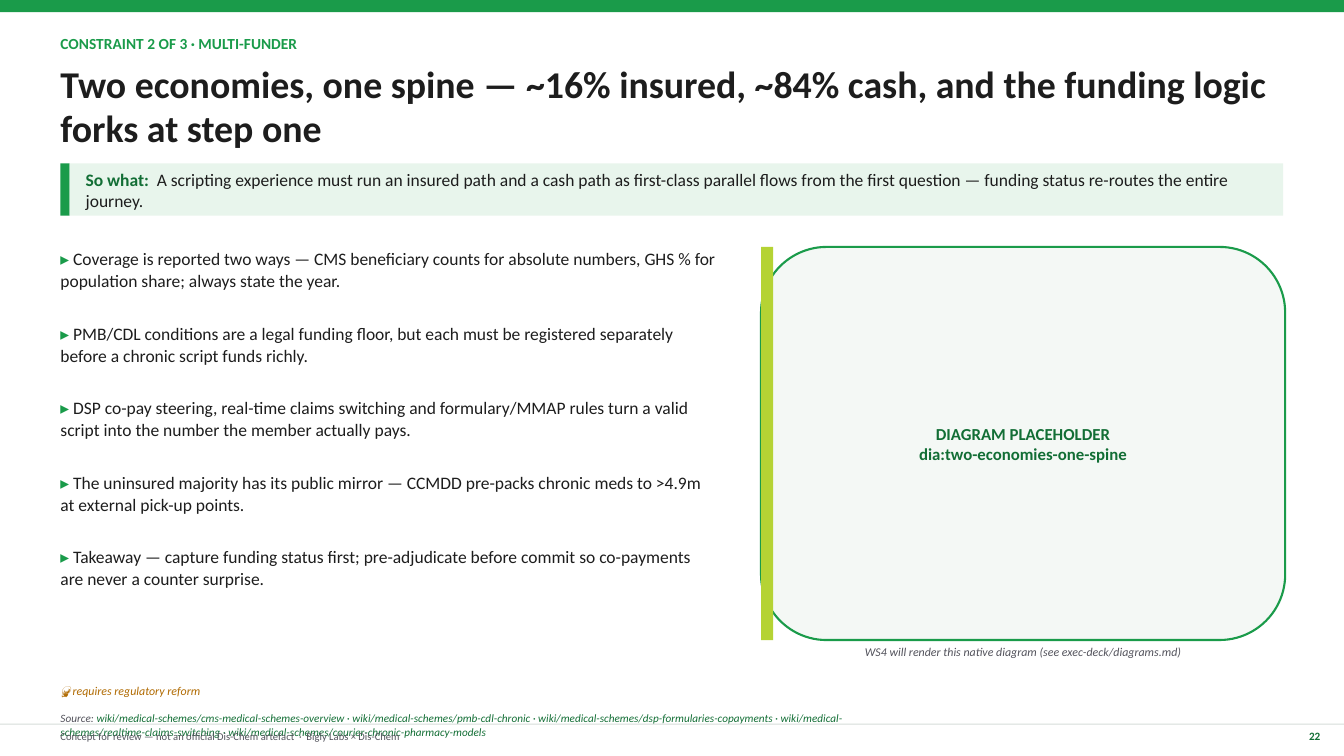
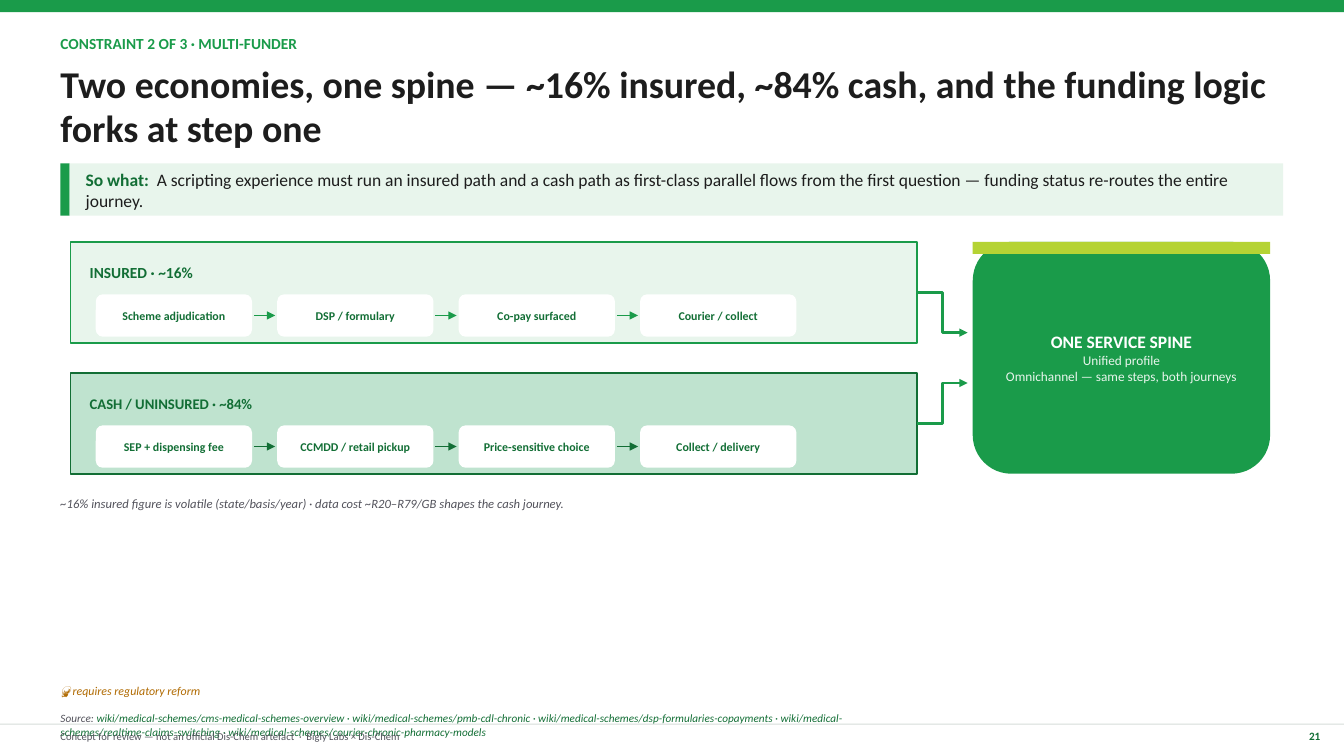
Before and after one commit to jianreis/tamsin-work, a slide deck: slide 21 of deliverables/00-scripting-strategy-deck.pptx (slide 22 before the commit). Drawn at 1344x756 pixels with LibreOffice and Linux fonts; fonts in the diff are those of the drawing. Boxes give left, top, right and bottom in pixels: in the first picture for what was removed or moved away, otherwise in the second. Text is boxed around its words. In the diff, an @@ line names an element or a change of style, - is before the commit and + after.

```diff
--- a/deliverables/00-scripting-strategy-deck.pptx
+++ b/deliverables/00-scripting-strategy-deck.pptx
@@ text removed at bbox=[60, 253, 715, 290] @@
-▸ Coverage is reported two ways — CMS beneficiary counts for absolute numbers, GHS % for population share; always state the year.
@@ rectangle added at bbox=[71, 242, 918, 343], fill #E8F5EC, outline #1A9B4A 1.25 pt @@
@@ text added at bbox=[90, 267, 193, 278], 11 pt, text #126E35, bold @@
+INSURED · ~16%
@@ rounded rectangle removed at bbox=[761, 247, 1286, 640] @@
-DIAGRAM PLACEHOLDER
-dia:two-economies-one-spine
@@ rectangle removed at bbox=[761, 247, 773, 640] @@
@@ rounded rectangle added at bbox=[973, 242, 1270, 474], fill #1A9B4A, 9.5 pt, text #E8F5EC @@
+ONE SERVICE SPINE
+Unified profile
+Omnichannel — same steps, both journeys
@@ rectangle added at bbox=[973, 242, 1270, 254], fill #B5D334 @@
@@ rounded rectangle added at bbox=[96, 294, 252, 337], fill #FFFFFF, 8.5 pt, text #126E35, bold @@
+Scheme adjudication
@@ rounded rectangle added at bbox=[277, 294, 434, 337], fill #FFFFFF, 8.5 pt, text #126E35, bold @@
+DSP / formulary
@@ rounded rectangle added at bbox=[459, 294, 615, 337], fill #FFFFFF, 8.5 pt, text #126E35, bold @@
+Co-pay surfaced
@@ rounded rectangle added at bbox=[640, 294, 797, 337], fill #FFFFFF, 8.5 pt, text #126E35, bold @@
+Courier / collect
@@ elbow arrow added from (918, 292) to (968, 333), #1A9B4A 1.75 pt @@
@@ text removed at bbox=[60, 328, 673, 365] @@
-▸ PMB/CDL conditions are a legal funding floor, but each must be registered separately before a chronic script funds richly.
@@ elbow arrow added from (254, 316) to (275, 316), #1A9B4A 1 pt @@
@@ elbow arrow added from (436, 316) to (457, 316), #1A9B4A 1 pt @@
@@ elbow arrow added from (617, 316) to (638, 316), #1A9B4A 1 pt @@
@@ rectangle added at bbox=[71, 373, 918, 474], fill #BFE3CF, outline #126E35 1.25 pt @@
@@ elbow arrow added from (918, 423) to (968, 383), #1A9B4A 1.75 pt @@
@@ text removed at bbox=[60, 402, 688, 439] @@
-▸ DSP co-pay steering, real-time claims switching and formulary/MMAP rules turn a valid script into the number the member actually pays.
@@ text added at bbox=[90, 399, 252, 409], 10.5 pt, text #126E35, bold @@
+CASH / UNINSURED · ~84%
@@ rounded rectangle added at bbox=[96, 425, 252, 468], fill #FFFFFF, 8.5 pt, text #126E35, bold @@
+SEP + dispensing fee
@@ elbow arrow added from (254, 447) to (275, 447), #126E35 1 pt @@
@@ rounded rectangle added at bbox=[277, 425, 434, 468], fill #FFFFFF, 8.5 pt, text #126E35, bold @@
+CCMDD / retail pickup
@@ elbow arrow added from (436, 447) to (457, 447), #126E35 1 pt @@
@@ rounded rectangle added at bbox=[459, 425, 615, 468], fill #FFFFFF, 8.5 pt, text #126E35, bold @@
+Price-sensitive choice
@@ elbow arrow added from (617, 447) to (638, 447), #126E35 1 pt @@
@@ rounded rectangle added at bbox=[640, 425, 797, 468], fill #FFFFFF, 8.5 pt, text #126E35, bold @@
+Collect / delivery
@@ text removed at bbox=[60, 477, 701, 514] @@
-▸ The uninsured majority has its public mirror — CCMDD pre-packs chronic meds to >4.9m at external pick-up points.
@@ text added at bbox=[60, 499, 564, 510], 9 pt, text #52525B, italic @@
+~16% insured figure is volatile (state/basis/year) · data cost ~R20–R79/GB shapes the cash journey.
@@ text removed at bbox=[60, 551, 690, 588] @@
-▸ Takeaway — capture funding status first; pre-adjudicate before commit so co-payments are never a counter surprise.
@@ text removed at bbox=[865, 647, 1181, 658] @@
-WS4 will render this native diagram (see exec-deck/diagrams.md)
@@ text at bbox=[1309, 732, 1320, 740]: text changed @@
-22
+21
```
Also in this commit, not shown: 30 other slides changed, 2 slides removed, 4 other files.
